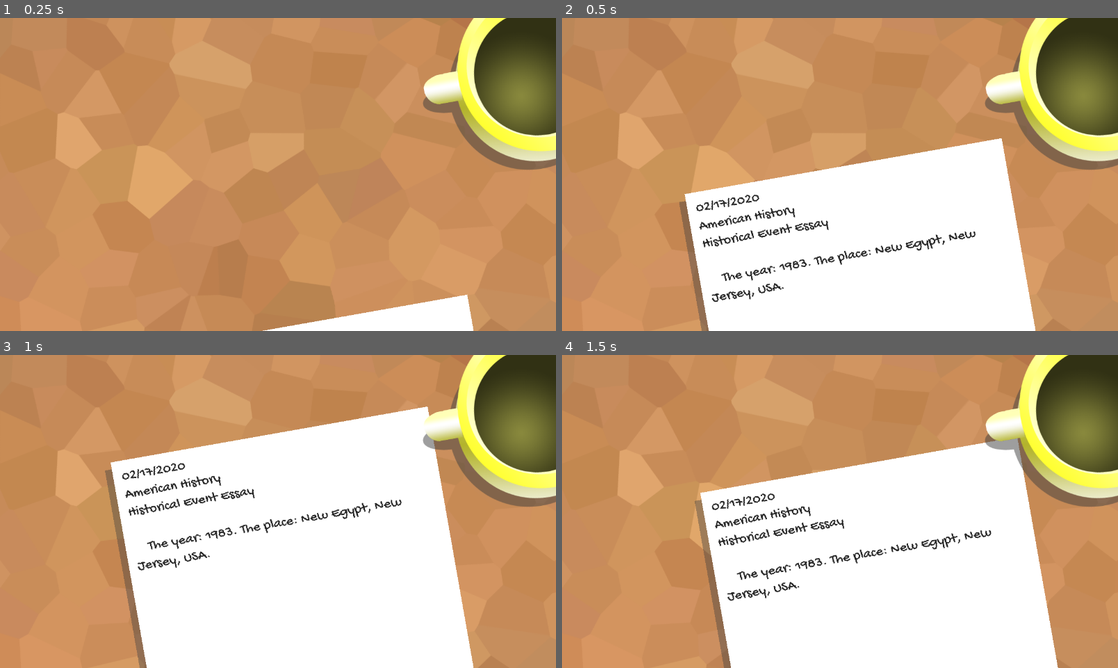
Above: before the commit, frames 1-4 (two rows, left to right).
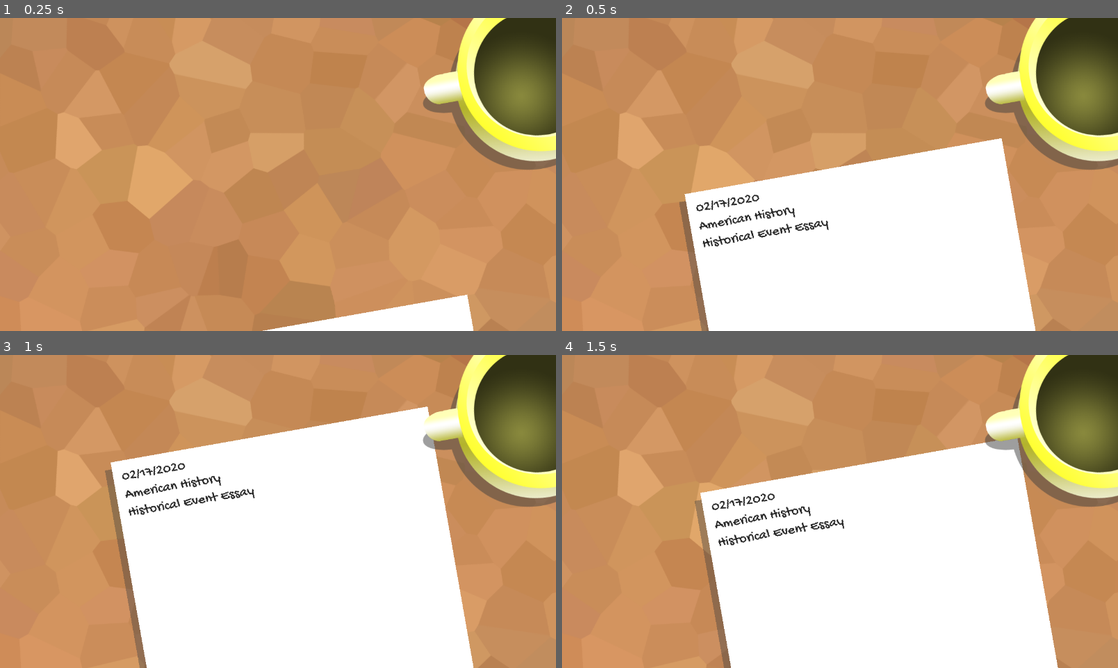
Above: after the commit, the same moments.

Repository: justinwash/godot-wild-jam-18
Game: Godot game, scene res://Scenes/Game.tscn
Same seed, same stepped clock (60 frames per second), same inputs: the game is played once before the commit and once after it.
Inputs:
- Up to frame 1 (0.25 s): no input
- Up to frame 2 (0.5 s): no input
- Up to frame 3 (1 s): hold Right (ui_right) from 0.53 s (still down)
- Up to frame 4 (1.5 s): release Right (ui_right) at 1.28 s; hold Down (ui_down) from 1.28 s (still down)

Frame 1 is identical in both runs. In frame 2, 0.7% of the frame differs, in the area x 26-75%, y 68-91%; in frame 3, 0.8%, in the area x 24-73%, y 46-69%; in frame 4, 0.8%.

Commit message:
add scrolling to text sections

Diff:
--- a/Plaguearism/Scenes/Game.tscn
+++ b/Plaguearism/Scenes/Game.tscn
@@ -1,9 +1,10 @@
-[gd_scene load_steps=12 format=2]
+[gd_scene load_steps=13 format=2]
 
 [ext_resource path="res://Fonts/GochiHand-Regular.ttf" type="DynamicFontData" id=1]
 [ext_resource path="res://Art/desk.png" type="Texture" id=2]
 [ext_resource path="res://Scripts/Paper.gd" type="Script" id=3]
 [ext_resource path="res://Art/mug.png" type="Texture" id=4]
+[ext_resource path="res://Scripts/Section.gd" type="Script" id=5]
 
 [sub_resource type="Animation" id=1]
 resource_name = "Popup"
@@ -82,7 +83,9 @@
 "_edit_use_anchors_": false
 }
 
-[node name="1" type="Label" parent="Paper"]
+[node name="Sections" type="Node2D" parent="Paper"]
+
+[node name="1" type="Label" parent="Paper/Sections"]
 margin_left = 294.0
 margin_top = 201.0
 margin_right = 995.0
@@ -95,9 +98,14 @@
 
     The year: 1983. The place: New Egypt, New Jersey, USA."
 autowrap = true
+percent_visible = 0.5
+script = ExtResource( 5 )
 __meta__ = {
 "_edit_use_anchors_": false
 }
+active = true
+delay = 1.856
+slow = 0.4
 
 [node name="Boundary" type="Node2D" parent="."]
 
--- /dev/null
+++ b/Plaguearism/Scripts/Section.gd
@@ -0,0 +1,13 @@
+extends Label
+
+export var active = false
+export(float, 0.0, 10) var delay = 0
+export(float, 0.1, 1.0) var slow = 0.5
+
+var t = 0
+
+func _physics_process(delta):
+	if active && t >= delay*60:
+		if (t % int((10*(slow*2))) == 0):
+			self.visible_characters += 1
+	t += 1
